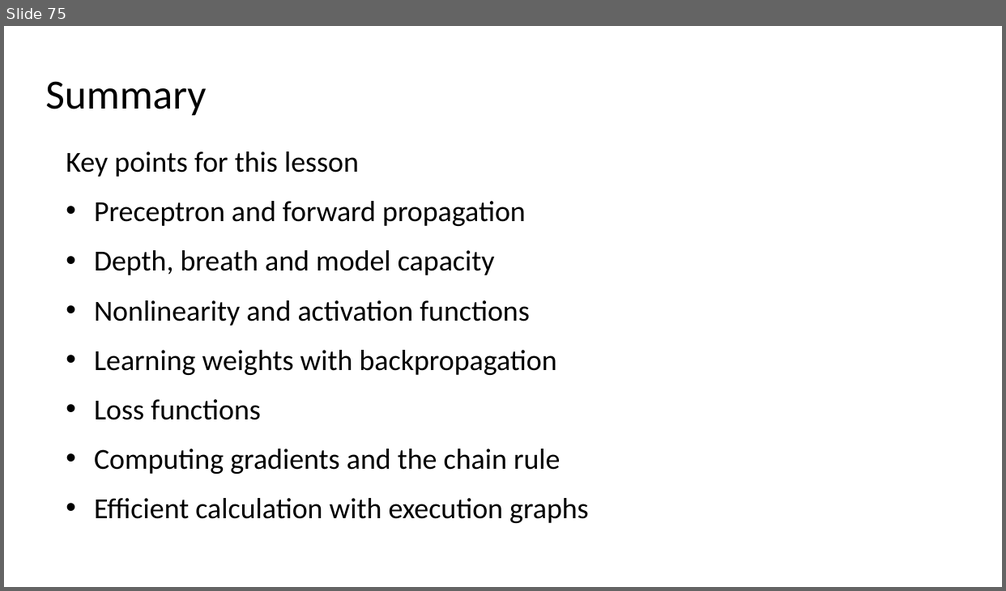
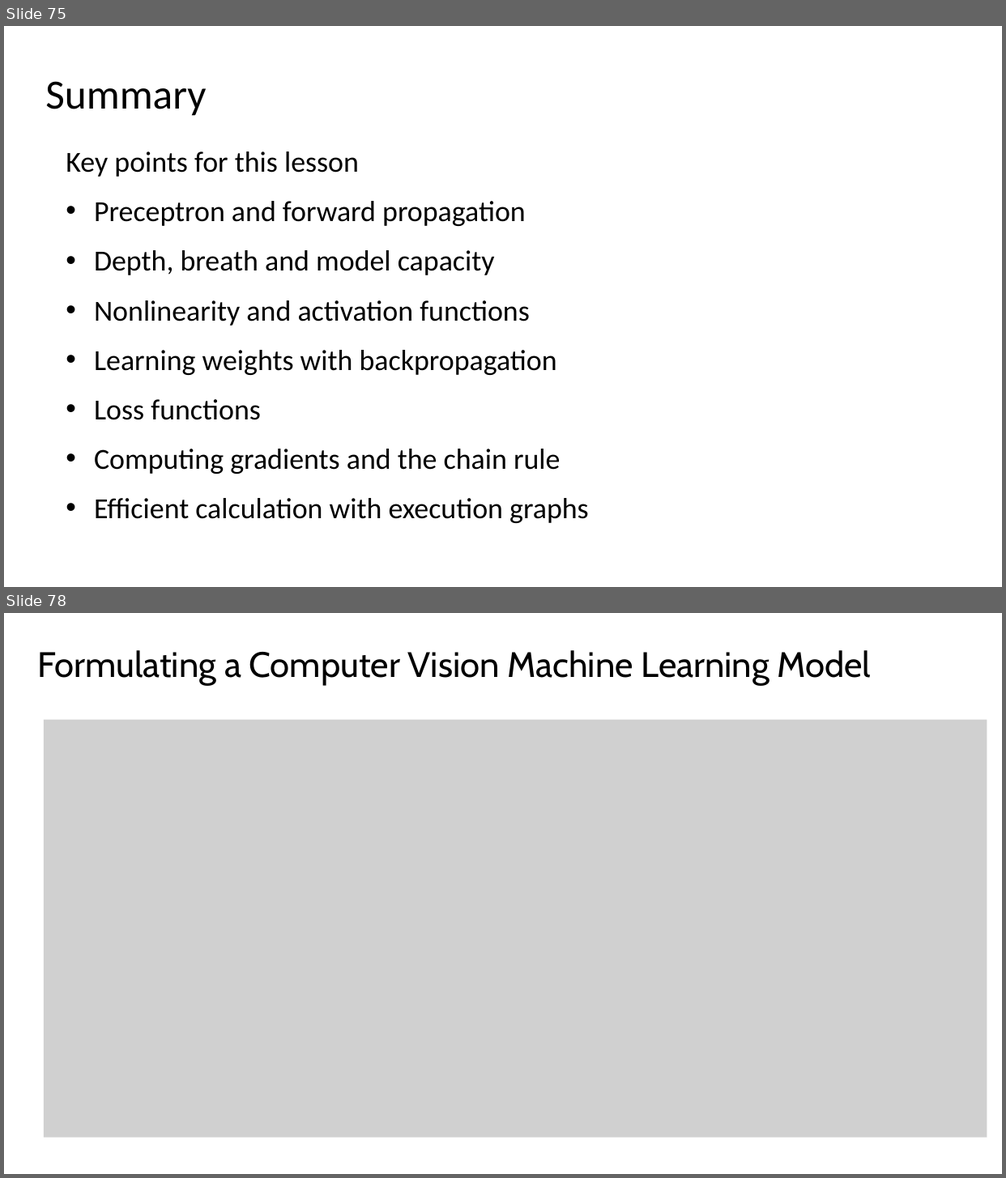
Before and after one commit to StephenElston/MachineLearning530, a slide deck: Lesson1/1_BuildingBlocksOfDeepLearning.pptx. Shown one above the other, each under a label of ours: slide 75 before the commit, slides 75 and 78 after it; the slides between them are not shown. The pictures are 1006x591 and 1006x1178 pixels, drawn with LibreOffice and Linux fonts; fonts in the diff are those of the drawing; grey boxes stand for pictures. Boxes give left, top, right and bottom in pixels: in the first picture for what was removed or moved away, otherwise in the second. Text is boxed around its words. In the diff, an @@ line names an element or a change of style, - is before the commit and + after.

```diff
--- a/Lesson1/1_BuildingBlocksOfDeepLearning.pptx
+++ b/Lesson1/1_BuildingBlocksOfDeepLearning.pptx
@@ slide 78 added at (4,613,1002,1174), background #FFFFFF @@
@@ title added at (38,650,872,686), 34 pt, text #000000 @@
+Formulating a Computer Vision Machine Learning Model
@@ picture added at (44,719,987,1138) @@
```
Also in this commit, not shown: 25 other slides added.
